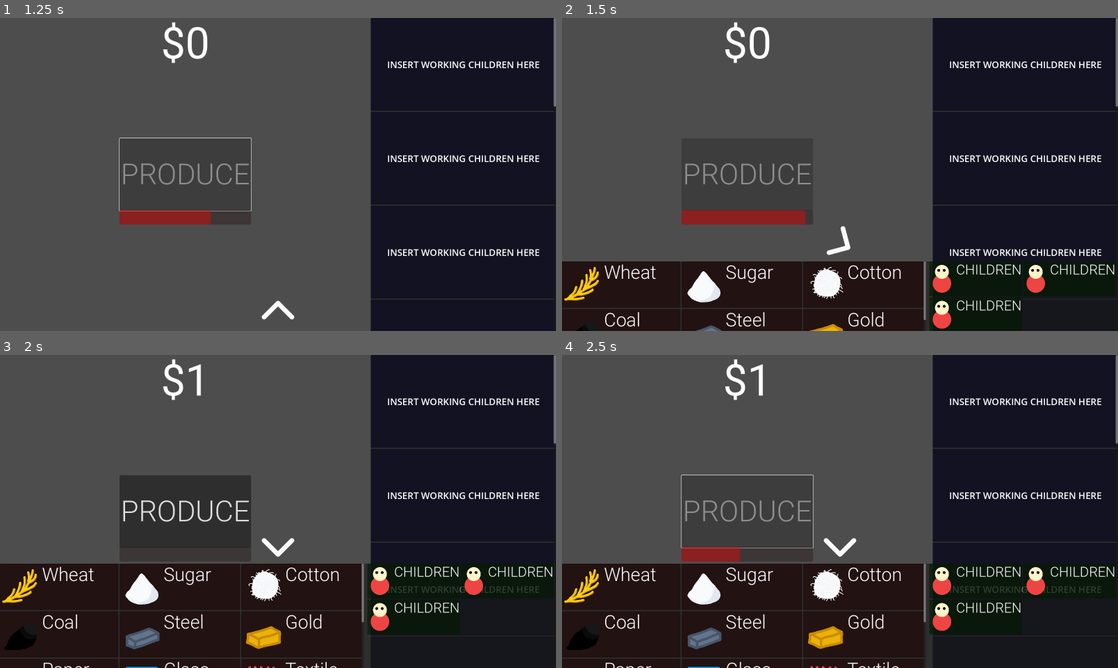
Above: before the commit, frames 1-4 (two rows, left to right).
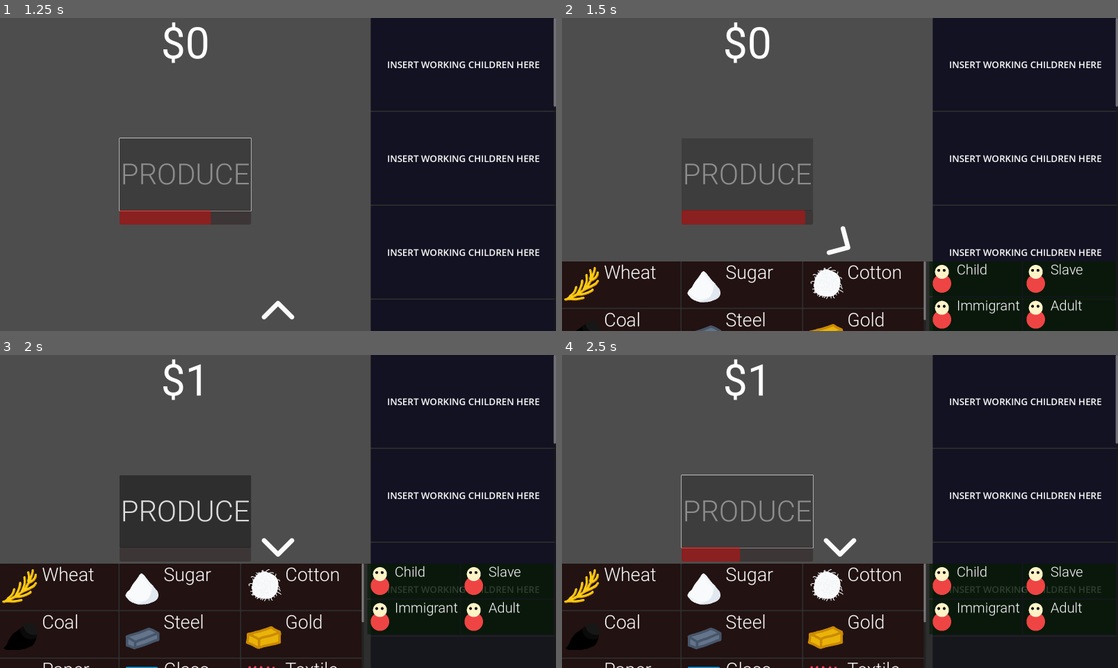
Above: after the commit, the same moments.

Repository: LowBudgetGameDev/Industrial-Revolution-Game
Game: Godot game, scene res://Scenes/Game_Scene.tscn
The game is run twice, just before and just after one commit, with the same random seed, the same clock (stepped at 60 frames per second) and the same inputs.
Inputs (mouse positions are in pixels of both pictures, inside the frame that each line leads up to):
- Up to frame 1 (1.25 s): click "PRODUCE" at 0.5 s
- Up to frame 2 (1.5 s): click (840, 312) at 1.25 s
- Up to frame 3 (2 s): no input
- Up to frame 4 (2.5 s): click "PRODUCE" at 2 s

Frame 1 is identical in both runs. In frame 2, 0.9% of the frame differs, in the area x 71-100%, y 78-100%; in frame 3, 0.9%; in frame 4, 0.9%.

Commit message:
added worker resource to UI

Diff:
--- /dev/null
+++ b/Resources/Workers/Adult.tres
@@ -0,0 +1,7 @@
+[gd_resource type="Resource" script_class="Worker" load_steps=2 format=3 uid="uid://7snyddgru0de"]
+
+[ext_resource type="Script" path="res://Scripts/Worker.gd" id="1_cgct0"]
+
+[resource]
+script = ExtResource("1_cgct0")
+name = "Adult"
--- /dev/null
+++ b/Resources/Workers/Child.tres
@@ -0,0 +1,7 @@
+[gd_resource type="Resource" script_class="Worker" load_steps=2 format=3 uid="uid://dvgkguv68wy6k"]
+
+[ext_resource type="Script" path="res://Scripts/Worker.gd" id="1_g0ivo"]
+
+[resource]
+script = ExtResource("1_g0ivo")
+name = "Child"
--- /dev/null
+++ b/Resources/Workers/Immigrant.tres
@@ -0,0 +1,7 @@
+[gd_resource type="Resource" script_class="Worker" load_steps=2 format=3 uid="uid://c8srxss514ce6"]
+
+[ext_resource type="Script" path="res://Scripts/Worker.gd" id="1_f6cbr"]
+
+[resource]
+script = ExtResource("1_f6cbr")
+name = "Immigrant"
--- /dev/null
+++ b/Resources/Workers/Slave.tres
@@ -0,0 +1,7 @@
+[gd_resource type="Resource" script_class="Worker" load_steps=2 format=3 uid="uid://drpsfb0qivc7d"]
+
+[ext_resource type="Script" path="res://Scripts/Worker.gd" id="1_hlaeo"]
+
+[resource]
+script = ExtResource("1_hlaeo")
+name = "Slave"
--- a/Scenes/Game_Scene.tscn
+++ b/Scenes/Game_Scene.tscn
@@ -1,8 +1,9 @@
-[gd_scene load_steps=4 format=3 uid="uid://ds6dghea8wolt"]
+[gd_scene load_steps=5 format=3 uid="uid://ds6dghea8wolt"]
 
 [ext_resource type="PackedScene" uid="uid://dmw1eknf1l1bl" path="res://Scenes/UI.tscn" id="1_6smyg"]
 [ext_resource type="Script" path="res://Scripts/MoneyManager.gd" id="2_6htfx"]
 [ext_resource type="Script" path="res://Scripts/AssetManager.gd" id="3_ya6bo"]
+[ext_resource type="Script" path="res://Scripts/WorkerManager.gd" id="4_a75lu"]
 
 [node name="Node2D" type="Node2D"]
 
@@ -27,3 +28,6 @@
 
 [node name="AssetManager" type="Node2D" parent="."]
 script = ExtResource("3_ya6bo")
+
+[node name="WorkerManager" type="Node2D" parent="."]
+script = ExtResource("4_a75lu")
--- a/Scenes/MarketWorkerUI.tscn
+++ b/Scenes/MarketWorkerUI.tscn
@@ -1,9 +1,10 @@
-[gd_scene load_steps=3 format=3 uid="uid://d3sur0ighbywx"]
+[gd_scene load_steps=4 format=3 uid="uid://d3sur0ighbywx"]
 
 [ext_resource type="PackedScene" uid="uid://bpx3he5kcmckm" path="res://Scenes/Human.tscn" id="1_l3lhr"]
+[ext_resource type="Script" path="res://Scripts/MarketWorkerUI.gd" id="1_t6bqr"]
 [ext_resource type="FontFile" uid="uid://dtxa1ss1665cq" path="res://Fonts/Roboto-Light.ttf" id="2_lavk4"]
 
-[node name="MarketWorkerUI" type="Control"]
+[node name="MarketWorkerUI" type="Control" node_paths=PackedStringArray("workerNameText")]
 custom_minimum_size = Vector2(320, 120)
 layout_mode = 3
 anchors_preset = 15
@@ -13,6 +14,8 @@
 offset_bottom = -1500.0
 grow_horizontal = 2
 grow_vertical = 2
+script = ExtResource("1_t6bqr")
+workerNameText = NodePath("WorkerName")
 
 [node name="Panel" type="Panel" parent="."]
 self_modulate = Color(0, 1, 0, 1)
--- a/Scripts/AssetManager.gd
+++ b/Scripts/AssetManager.gd
@@ -4,7 +4,7 @@
 
 enum Asset_Enum {Wheat, Sugar, Cotton, Coal, Steel, Gold, Paper, Glass, Textile, Brick, Gunpowder, Firearm}
 
-static var instance: AssetManager
+static var instance : AssetManager
 
 var _asset_amount_dictionary : Dictionary = {}
 var _asset_resource_dictionary : Dictionary = {}
@@ -13,21 +13,21 @@
 	instance = self
 
 	for asset in Asset_Enum.keys():
-		_asset_amount_dictionary[int(asset)] = 0
+		_asset_amount_dictionary[asset] = 0
 
 	for asset in Asset_Enum.keys():
-		var resource = load("res://Resources/" + str(asset) + ".tres")
+		var resource = load("res://Resources/Assets/" + str(asset) + ".tres")
 		_asset_resource_dictionary[asset] = resource
 
 
-func increase_asset_amount(asset: int, amount: int):
+func increase_asset_amount(asset: String, amount: int):
 	_asset_amount_dictionary[asset] += amount
 
-func decrease_asset_amount(asset: int, amount: int):
+func decrease_asset_amount(asset: String, amount: int):
 	_asset_amount_dictionary[asset] -= amount
 
-func get_asset_amount(asset: int) -> int:
+func get_asset_amount(asset: String) -> int:
 	return _asset_amount_dictionary[asset]
 
-func get_asset_resource(asset: int) -> Asset:
+func get_asset_resource(asset: String) -> Asset:
 	return _asset_resource_dictionary[asset]
--- a/Scripts/MarketUI.gd
+++ b/Scripts/MarketUI.gd
@@ -18,12 +18,14 @@
 
 	for resource in AssetManager.Asset_Enum.keys():
 		var mar_res = _market_resource.instantiate()
-		mar_res.asset = AssetManager.instance._asset_resource_dictionary[resource]
+		mar_res.asset = AssetManager.instance.get_asset_resource(resource)
 		mar_res.init()
 		market_asset_container.add_child(mar_res)
 
-	for i in range(3):
+	for human in WorkerManager.Worker_Enum.keys():
 		var mar_wor = _market_worker.instantiate()
+		mar_wor.worker = WorkerManager.instance.get_worker_resource(human)
+		mar_wor.init()
 		market_worker_container.add_child(mar_wor)
 
 func _toggle_ui():
--- /dev/null
+++ b/Scripts/MarketWorkerUI.gd
@@ -0,0 +1,9 @@
+extends Control
+
+class_name MarketWorkerUI
+
+@export var workerNameText : RichTextLabel
+@export var worker : Worker
+
+func init():
+    workerNameText.text = worker.name
--- /dev/null
+++ b/Scripts/Worker.gd
@@ -0,0 +1,5 @@
+extends Resource
+
+class_name Worker
+
+@export var name: String
--- /dev/null
+++ b/Scripts/WorkerManager.gd
@@ -0,0 +1,19 @@
+extends Node
+
+class_name WorkerManager
+
+enum Worker_Enum {Child, Slave, Immigrant, Adult}
+
+static var instance : WorkerManager
+
+var _worker_resource_dictionary : Dictionary = {}
+
+func _init():
+	instance = self
+
+	for worker in Worker_Enum.keys():
+		var resource = load("res://Resources/Workers/" + str(worker) + ".tres")
+		_worker_resource_dictionary[worker] = resource
+
+func get_worker_resource(worker: String) -> Worker:
+	return _worker_resource_dictionary[worker]
Renamed: Resources/Brick.tres -> Resources/Assets/Brick.tres
Renamed: Resources/Coal.tres -> Resources/Assets/Coal.tres
Renamed: Resources/Cotton.tres -> Resources/Assets/Cotton.tres
Renamed: Resources/Firearm.tres -> Resources/Assets/Firearm.tres
Renamed: Resources/Glass.tres -> Resources/Assets/Glass.tres
Renamed: Resources/Gold.tres -> Resources/Assets/Gold.tres
Renamed: Resources/Gunpowder.tres -> Resources/Assets/Gunpowder.tres
Renamed: Resources/Paper.tres -> Resources/Assets/Paper.tres
Renamed: Resources/Steel.tres -> Resources/Assets/Steel.tres
Renamed: Resources/Sugar.tres -> Resources/Assets/Sugar.tres
Renamed: Resources/Textile.tres -> Resources/Assets/Textile.tres
Renamed: Resources/Wheat.tres -> Resources/Assets/Wheat.tres
